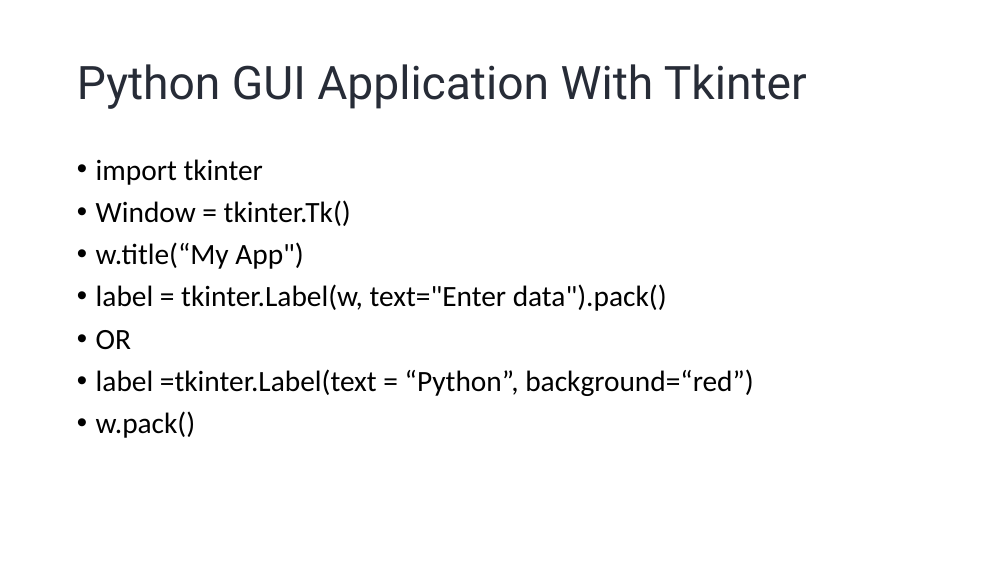
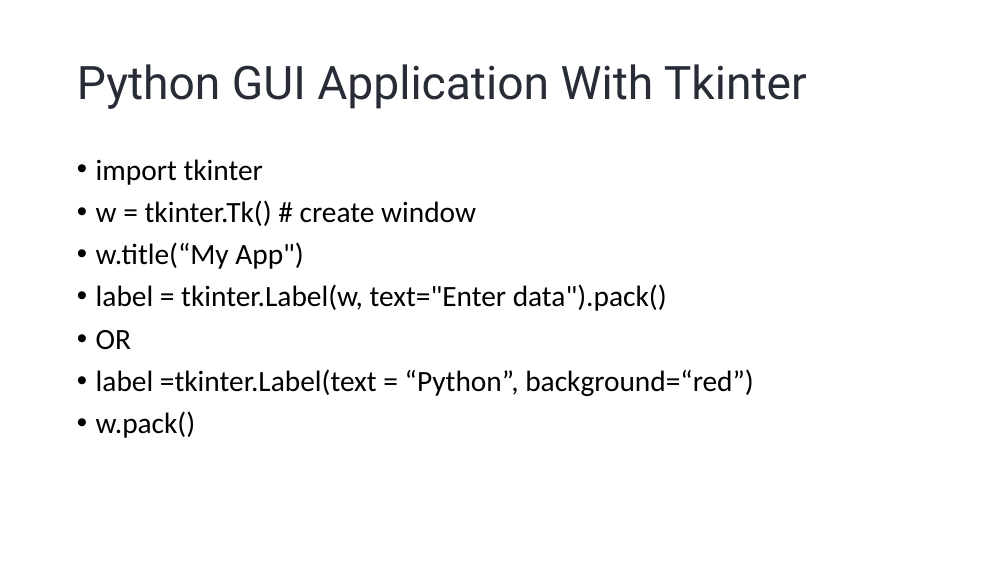
Before and after one commit to VishalChudasama08/MCA, a slide deck: slide 3 of Sem-2/Python/Python Provided/PPTs/tkinter.pptx. Drawn at 1008x567 pixels with LibreOffice and Linux fonts; fonts in the diff are those of the drawing. Boxes give left, top, right and bottom in pixels: in the first picture for what was removed or moved away, otherwise in the second. Text is boxed around its words. In the diff, an @@ line names an element or a change of style, - is before the commit and + after.

Commit message:
python gui add programs And add & replace python provided
1. form submit with Label, Entry, Radiobutton, Checkbutton, OptionMenu, Button
2. withdraw(), deiconify() & destroy()

```diff
--- a/Sem-2/Python/Python Provided/PPTs/tkinter.pptx
+++ b/Sem-2/Python/Python Provided/PPTs/tkinter.pptx
@@ text at (96, 200, 476, 226): text changed @@
-• Window = tkinter.Tk()
+• w = tkinter.Tk() # create window
```
Also in this commit, not shown: 1 slide added, 43 other files.
